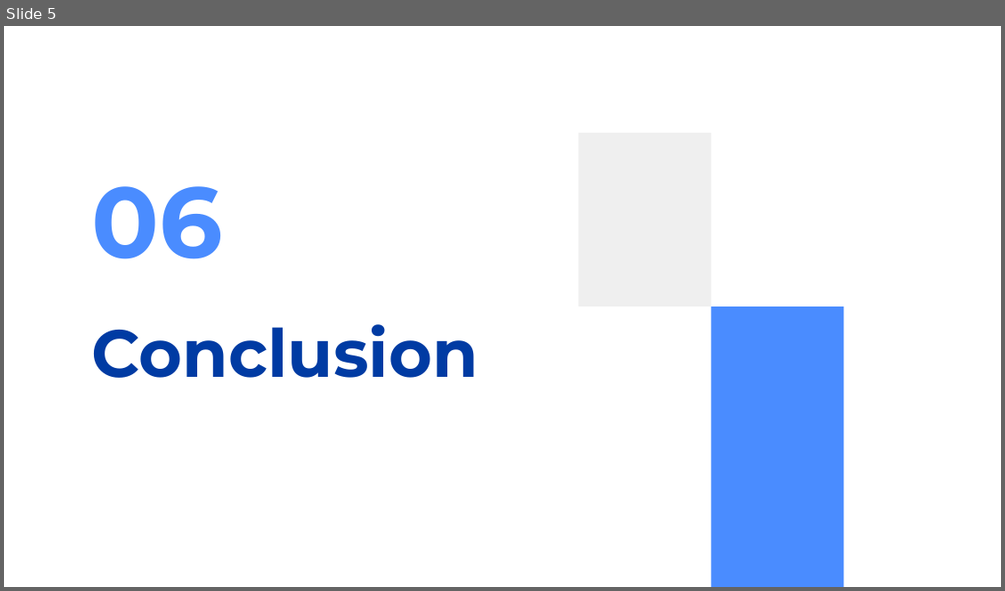
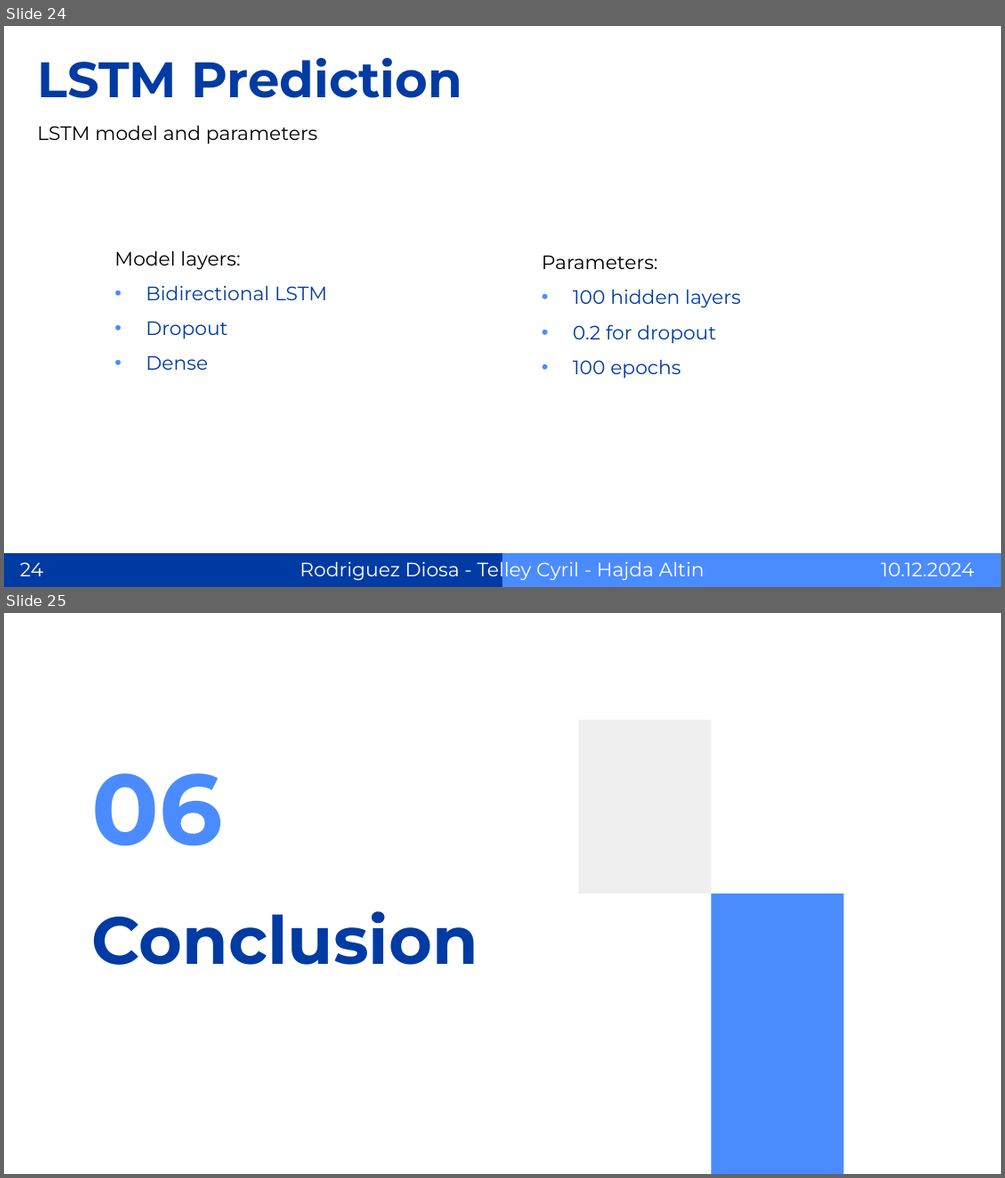
Before and after one commit to SuperMegaFort/TSM-AnSeqDa, a slide deck: presentation/pres_AnSeqDa.pptx. Shown one above the other, each under a label of ours: slide 5 before the commit, slides 24 and 25 after it. The pictures are 1005x591 and 1005x1178 pixels, drawn with LibreOffice and Linux fonts; fonts in the diff are those of the drawing. Boxes give left, top, right and bottom in pixels: in the first picture for what was removed or moved away, otherwise in the second. Text is boxed around its words. In the diff, an @@ line names an element or a change of style, - is before the commit and + after.

```diff
--- a/presentation/pres_AnSeqDa.pptx
+++ b/presentation/pres_AnSeqDa.pptx
@@ slide 24 added at box(4, 26, 1001, 587), background #FFFFFF @@
@@ title added at box(37, 58, 462, 98), 36 pt, text #003BA3, bold @@
+LSTM Prediction
@@ subtitle added at box(37, 125, 317, 144), 14 pt, text #000000 @@
+LSTM model and parameters
@@ text added at box(114, 250, 327, 370), 14 pt, text #003BA3 @@
+Model layers:
+• Bidirectional LSTM
+• Dropout
+• Dense
@@ text added at box(542, 255, 741, 378), 14 pt, text #003BA3 @@
+Parameters:
+• 100 hidden layers
+• 0.2 for dropout
+• 100 epochs
@@ rectangle added at box(4, 553, 502, 587), fill #003BA3 @@
@@ text added at box(299, 558, 704, 581), 14 pt, text #FFFFFF @@
+Rodriguez Diosa - Telley Cyril - Hajda Altin
@@ rectangle added at box(502, 553, 1001, 587), fill #4A8CFF @@
@@ page number added at box(20, 562, 43, 576), 14 pt, text #FFFFFF @@
+24
@@ text added at box(881, 562, 974, 576), 14 pt, text #FFFFFF @@
+10.12.2024
@@ what was slide 5 is now slide 25 @@
```
Also in this commit, not shown: 5 slides changed, 20 other slides added, 3 other files.
